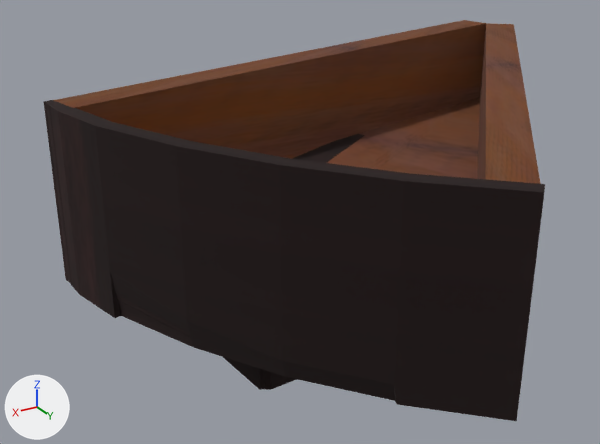
Before and after pictures for a commit that changed the Blender file models/BlendFiles/bigWedgeTemp.blend.
Camera for both pictures: a camera (50 mm lens) standing at (17.55, 17.52, 12.04) and looking at (9.61, 4.28, 5.42). The lights are fixed; the arrows at lower left show +X, +Y and +Z. The older version comes first.

Script lines for the objects in view, before the commit:
```python
me_cube_036 = bpy.data.meshes.new('Cube.036')
me_cube_036.from_pydata(...)  # 76 vertices, 60 faces; spans x -1.0..1.0, y -1.0..1.64, z -1.0..1.0
me_cube_036.materials.append(mat_yellowrust)  # picture img_yellowrust_png
me_cube_039 = bpy.data.meshes.new('Cube.039')
me_cube_039.from_pydata(...)  # 112 vertices, 92 faces; spans x -1.0..17.2, y -7.7..1.0, z -1.0..1.0
me_cube_039.materials.append(mat_redrust)  # picture img_redrust_png
me_cube_045 = bpy.data.meshes.new('Cube.045')
me_cube_045.from_pydata(...)  # 14 vertices, 10 faces, 1 loose edge; spans x -11.47..1.32, y -4.0..3.91, z -1.0..1.0
me_cube_045.materials.append(mat_yellowrust)  # picture img_yellowrust_png
ob_cube_034 = bpy.data.objects.new('Cube.034', me_cube_036)
ob_cube_034.location = (7.65, 1.54, 6.3)
ob_cube_034.rotation_euler = (1574.0, 0.0, 0.216)  # degrees (184, 0, 12)
ob_cube_034.scale = (6.21, 0.362, 1.8)
ob_cube_037 = bpy.data.objects.new('Cube.037', me_cube_039)
ob_cube_037.location = (13.71, 3.49, 6.3)
ob_cube_037.rotation_euler = (1574.0, 0.0, 0.216)  # degrees (184, 0, 12)
ob_cube_037.scale = (-0.162, 1.0, 1.8)
ob_cube_043 = bpy.data.objects.new('Cube.043', me_cube_045)
ob_cube_043.location = (11.12, 6.26, 5.36)
ob_cube_043.rotation_euler = (1574.0, 0.0000182, 0.565)  # degrees (184, 0, 32)
ob_cube_043.scale = (1.0, 1.0, 0.695)
# also in view: 'Cube.035' at (5.45, 5.37, 6.3); 'Cube.027' at (9.89, 5.22, 4.57); 'Cube.028' at (6.87, 3.83, 4.57)
```
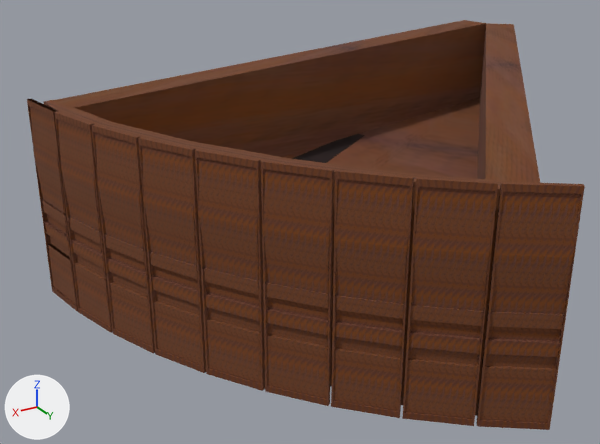
What differs and where, as boxes (x1, y1, x2, y2) in the pictures (600 x 444 px):
```json
{"object": "BasicWall.001", "change": "added", "after": [27, 99, 585, 430], "on screen": "brown"}
{"object": "Cube.037", "change": "recoloured", "before": [44, 100, 511, 416], "after": [44, 100, 511, 416]}
```

Scene script edits in JSON lines:
```json
{"block": "me_cube_039", "where": "me_cube_039.from_pydata(...)  # 112 vertices, 92 faces; spans x -1.0..17.2, y -7.7..1.0, z -1.0..1.0"}
{"op": "remove", "block": "me_cube_039", "code": "me_cube_039.materials.append(mat_redrust)  # picture img_redrust_png"}
{"op": "add", "block": "me_cube_039", "code": "me_cube_039.materials.append(mat_yellowrust)  # picture img_yellowrust_png"}
{"op": "add", "block": "me_cube_001", "code": ["me_cube_001 = bpy.data.meshes.new('Cube.001')", "me_cube_001.from_pydata(...)  # 2400 vertices, 2124 faces; spans x -1.3..89.8, y -1.0..15.7, z -1.0..1.0", "me_cube_001.materials.append(mat_yellowrust)  # picture img_yellowrust_png"]}
{"op": "add", "block": "ob_basicwall_001", "code": ["ob_basicwall_001 = bpy.data.objects.new('BasicWall.001', me_cube_001)", "ob_basicwall_001.location = (14.2, 3.38, 6.38)", "ob_basicwall_001.rotation_euler = (0.0, 0.0, 0.166)  # degrees (0, 0, 9.5)", "ob_basicwall_001.scale = (-0.0404, 0.521, 1.89)"]}
```
